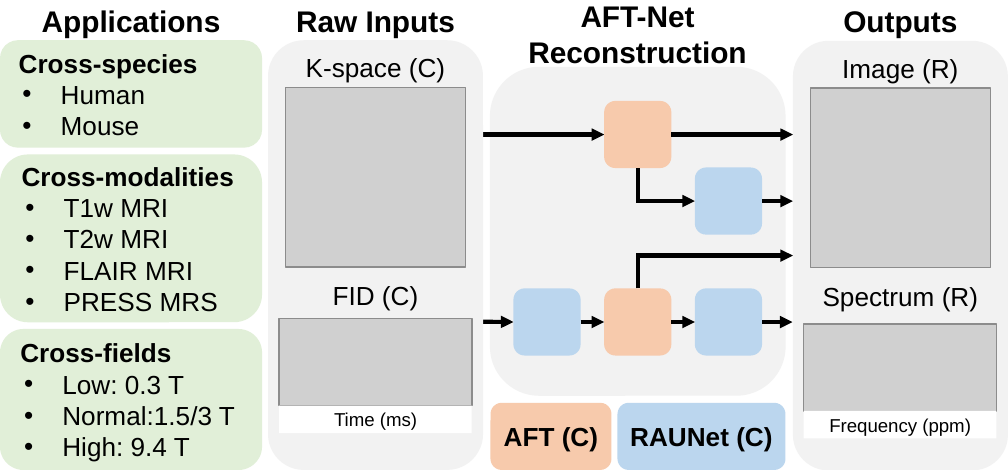
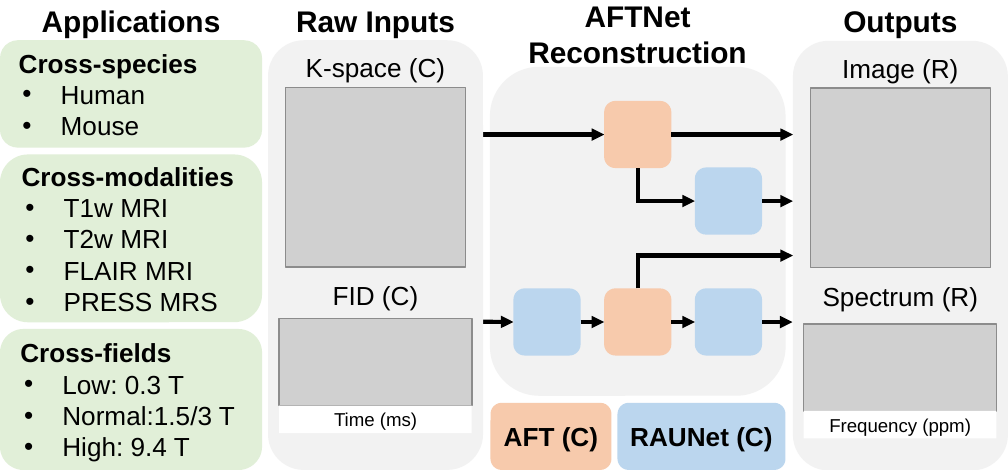
Before and after one commit to yanting-yang/AFT-Net, a slide deck: slide 1 of figures/summary/main.pptx. Drawn at 1008x470 pixels with LibreOffice and Linux fonts; fonts in the diff are those of the drawing; grey boxes stand for pictures. Boxes give left, top, right and bottom in pixels: in the first picture for what was removed or moved away, otherwise in the second. Text is boxed around its words. In the diff, an @@ line names an element or a change of style, - is before the commit and + after.

```diff
--- a/figures/summary/main.pptx
+++ b/figures/summary/main.pptx
@@ text at box(528, 6, 746, 64): text changed @@
-AFT-Net Reconstruction
+AFTNet Reconstruction
```
